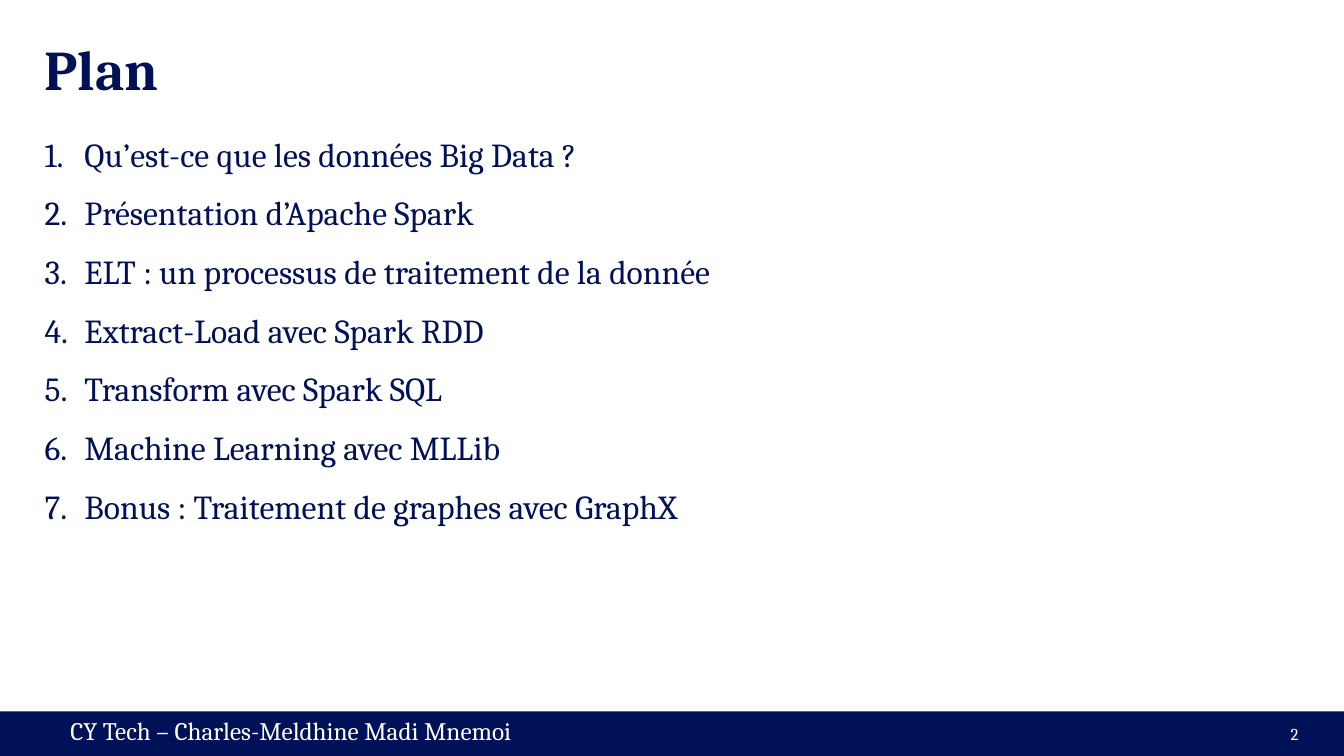
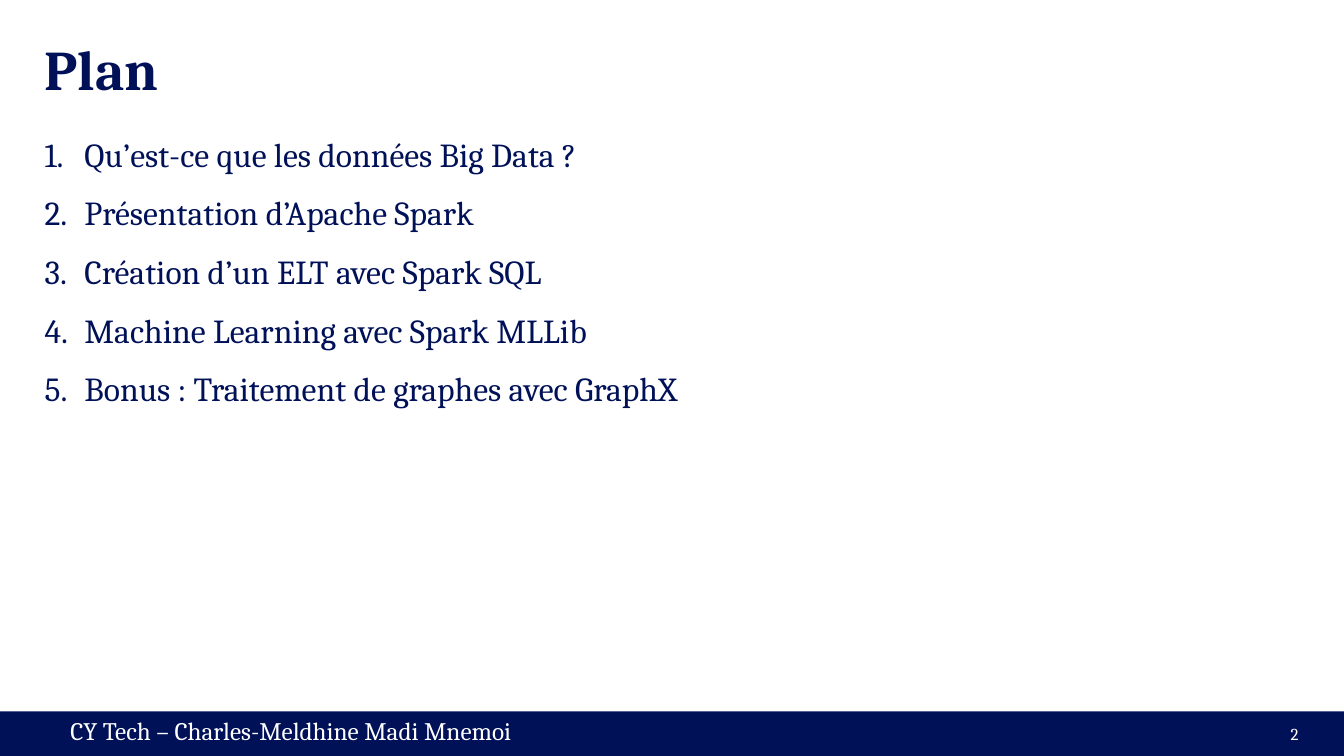
Before and after one commit to cmnemoi/cytech_sparks, a slide deck: slide 2 of presentation.pptx. Drawn at 1344x756 pixels with LibreOffice and Linux fonts; fonts in the diff are those of the drawing. Boxes give left, top, right and bottom in pixels: in the first picture for what was removed or moved away, otherwise in the second. Text is boxed around its words. In the diff, an @@ line names an element or a change of style, - is before the commit and + after.

```diff
--- a/presentation.pptx
+++ b/presentation.pptx
@@ text at <box>84,260,586,351</box>: text changed @@
-3. ELT : un processus de traitement de la donnée
-4. Extract-Load avec Spark RDD
-5. Transform avec Spark SQL
-6. Machine Learning avec MLLib
+3. Création d’un ELT avec Spark SQL
+4. Machine Learning avec Spark MLLib
```
Also in this commit, not shown: 5 other slides changed, 1 slide removed.
